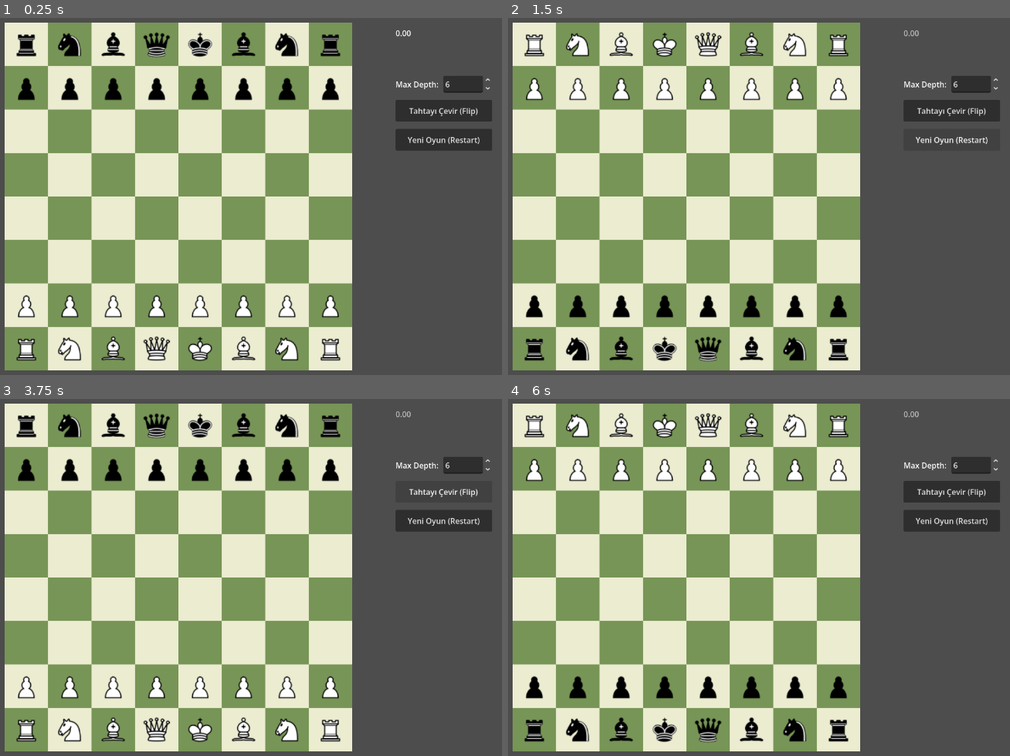
Above: before the commit, frames 1-4 (two rows, left to right).
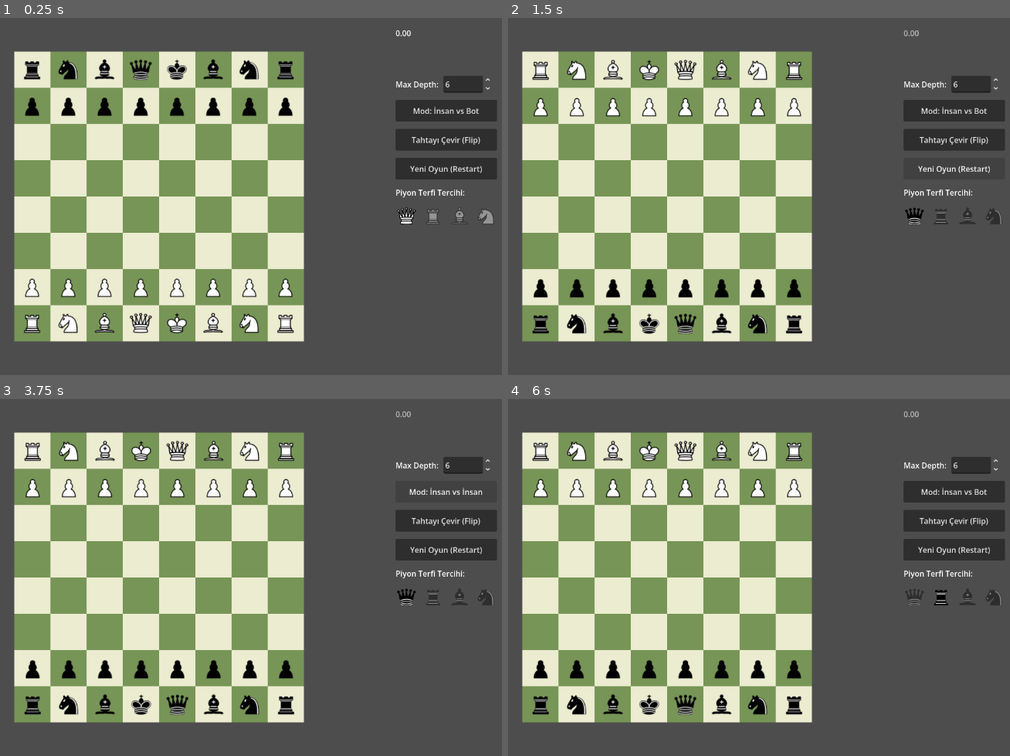
Above: after the commit, the same moments.

Repository: AykutKocak0/Chess-Engine-Project
Game: Godot game, scene res://node_2d.tscn
Same seed, same stepped clock (60 frames per second), same inputs: the game is played once before the commit and once after it. The project has no main scene, so this scene is started directly.
Inputs (mouse positions are in pixels of both pictures, inside the frame that each line leads up to):
- Up to frame 1 (0.25 s): no input
- Up to frame 2 (1.5 s): click "Tahtayı Çevir (Flip)" at 0.5 s; click "Yeni Oyun (Restart)" at 1.25 s
- Up to frame 3 (3.75 s): click "Yeni Oyun (Restart)" at 2 s; click "Yeni Oyun (Restart)" at 2.75 s; click (446, 491) at 3.5 s, where only the run after the commit has a clickable "Mod: İnsan vs Bot"
- Up to frame 4 (6 s): click (954, 491) at 4.25 s, where only the run after the commit has a clickable "Mod: İnsan vs İnsan"; click (914, 595) at 5.02 s; click (939, 595) at 5.77 s

The runs differ from the first frame. In frame 1, 49% of the frame differs, in the area x 0-99%, y 1-99%; in frame 2, 48%; in frame 3, 49%; in frame 4, 49%.

Commit message:
Added Some Features Fixed Some Bugs

Diff:
--- a/Chess Engine Visualizer/node_2d.gd
+++ b/Chess Engine Visualizer/node_2d.gd
@@ -2,8 +2,8 @@
 
 const COLOR_LIGHT = Color("#ebecd0")
 const COLOR_DARK = Color("#779556")
-const SQUARE_SIZE = 90
-const BOARD_OFFSET = Vector2(40, 40)
+const SQUARE_SIZE = 75
+const BOARD_OFFSET = Vector2(60, 100)
 
 @onready var grid_container = $GridContainer
 @onready var eval_label = $EvalLabel
@@ -36,6 +36,8 @@
 var promotion_popup: HBoxContainer = null
 var is_board_flipped: bool = false
 var depth_spinbox: SpinBox = null
+var active_promotion_piece: String = "q"
+var is_debug_sandbox_mode: bool = false
 
 func _ready():
 	DisplayServer.window_set_size(Vector2i(1280, 800))
@@ -59,8 +61,23 @@
 	depth_spinbox.step = 1
 	depth_spinbox.custom_minimum_size = Vector2(100, 35)
 	level_container.add_child(depth_spinbox)
-
 	menu_container.add_child(level_container)
+
+	var mode_button = Button.new()
+	mode_button.text = "Mod: İnsan vs Bot" if not is_debug_sandbox_mode else "Mod: İnsan vs İnsan"
+	mode_button.custom_minimum_size = Vector2(200, 45)
+	mode_button.pressed.connect(func():
+		is_debug_sandbox_mode = !is_debug_sandbox_mode
+		mode_button.text = "Mod: İnsan vs Bot" if not is_debug_sandbox_mode else "Mod: İnsan vs İnsan"
+		print("[Sistem]: Oyun modu değiştirildi! Sandbox: ", is_debug_sandbox_mode)
+		if not is_debug_sandbox_mode:
+			var is_white_turn = (move_history.size() % 2 == 0)
+			var bot_color = "b" if not is_board_flipped else "w"
+			var is_bot_turn = (is_white_turn and bot_color == "w") or (not is_white_turn and bot_color == "b")
+			if is_bot_turn:
+				trigger_engine_search()
+	)
+	menu_container.add_child(mode_button)
 
 	var flip_button = Button.new()
 	flip_button.text = "Tahtayı Çevir (Flip)"
@@ -73,6 +90,41 @@
 	restart_button.custom_minimum_size = Vector2(200, 45)
 	restart_button.pressed.connect(self.restart_game)
 	menu_container.add_child(restart_button)
+
+	var promo_label = Label.new()
+	promo_label.text = "Piyon Terfi Tercihi:"
+	menu_container.add_child(promo_label)
+
+	var promo_hbox = HBoxContainer.new()
+	promo_hbox.add_theme_constant_override("separation", 10)
+	menu_container.add_child(promo_hbox)
+
+	var human_color = "b" if is_board_flipped else "w"
+	var promo_options = {"q": human_color + "Q", "r": human_color + "R", "b": human_color + "B", "n": human_color + "N"}
+
+	for key in promo_options:
+		var btn = TextureButton.new()
+		var path = "res://" + promo_options[key] + ".svg"
+		if ResourceLoader.exists(path):
+			btn.texture_normal = load(path)
+			btn.custom_minimum_size = Vector2(45, 45)
+			btn.ignore_texture_size = true
+			btn.stretch_mode = TextureButton.STRETCH_SCALE
+			btn.mouse_filter = Control.MOUSE_FILTER_STOP
+
+			if key == active_promotion_piece:
+				btn.modulate = Color(1, 1, 1, 1)
+			else:
+				btn.modulate = Color(1, 1, 1, 0.4)
+
+			btn.pressed.connect(func():
+				active_promotion_piece = key
+				for b in promo_hbox.get_children():
+					b.modulate = Color(1, 1, 1, 0.4)
+				btn.modulate = Color(1, 1, 1, 1)
+				print("[Sistem]: Terfi tercihi değiştirildi: ", key.to_upper())
+			)
+			promo_hbox.add_child(btn)
 
 	if eval_label:
 		eval_label.position = Vector2(850, 50)
@@ -174,10 +226,8 @@
 
 		if result == "legal" and is_waiting_for_legal_check and is_instance_valid(dragging_piece):
 			var my_piece_name = dragging_piece.get_meta("piece_name") if dragging_piece.has_meta("piece_name") else ""
-
 			var from_pos = basic_notation_to_pos(pending_move.substr(0, 2))
 			var to_pos = basic_notation_to_pos(pending_move.substr(2, 2))
-
 			var target_square = grid_container.get_child(to_pos.y * 8 + to_pos.x)
 
 			if my_piece_name.ends_with("P") and from_pos.x != to_pos.x:
@@ -187,11 +237,18 @@
 						has_target_piece = true
 						break
 				if not has_target_piece:
-					var victim_row = to_pos.y + 1 if my_piece_name.begins_with("b") else to_pos.y - 1
-					var victim_square = grid_container.get_child(victim_row * 8 + to_pos.x)
-					for child in victim_square.get_children():
-						if child is Sprite2D:
-							child.queue_free()
+					var victim_row: int
+					if my_piece_name.begins_with("w"):
+						victim_row = to_pos.y + 1
+					else:
+						victim_row = to_pos.y - 1
+
+					if victim_row >= 0 and victim_row < 8:
+						var victim_square = grid_container.get_child(victim_row * 8 + to_pos.x)
+						for child in victim_square.get_children():
+							if child is Sprite2D:
+								child.queue_free()
+								print("[Sistem]: İnsan oyuncunun En Passant hamlesiyle rakip piyon silindi.")
 
 			for child in target_square.get_children():
 				if child is Sprite2D:
@@ -209,8 +266,8 @@
 
 			if pending_move.length() == 5:
 				var promote_code = pending_move.substr(4, 1)
-				var human_color = "b" if is_board_flipped else "w"
-				var new_piece_name = human_color + promote_code.to_upper()
+				var actual_pawn_color = my_piece_name.substr(0, 1)
+				var new_piece_name = actual_pawn_color + promote_code.to_upper()
 				dragging_piece.queue_free()
 				var new_sprite = Sprite2D.new()
 				new_sprite.texture = load("res://" + new_piece_name + ".svg")
@@ -242,7 +299,10 @@
 	elif line.begins_with("bestmove"):
 		var parts = line.split(" ")
 		if parts.size() > 1 and parts[1] != "(none)":
-			make_engine_move(parts[1])
+			if is_debug_sandbox_mode:
+				print("[Sandbox - Analiz]: Motorun bu konum için önerdiği hamle: ", parts[1])
+			else:
+				make_engine_move(parts[1])
 
 func pos_to_notation(pos: Vector2) -> String:
 	var files = ["a", "b", "c", "d", "e", "f", "g", "h"]
@@ -263,7 +323,6 @@
 	if event is InputEventMouseButton and event.button_index == MOUSE_BUTTON_LEFT:
 		if event.pressed:
 			var local_pos = grid_container.get_local_mouse_position()
-
 			var col = floor(local_pos.x / SQUARE_SIZE)
 			var row = floor(local_pos.y / SQUARE_SIZE)
 
@@ -275,12 +334,19 @@
 					if child is Sprite2D:
 						var piece_name = child.get_meta("piece_name") if child.has_meta("piece_name") else ""
 						var is_white_turn = (move_history.size() % 2 == 0)
-						var human_color = "b" if is_board_flipped else "w"
-						var is_my_turn = (is_white_turn and human_color == "w") or (not is_white_turn and human_color == "b")
-
-						if not is_my_turn or not piece_name.begins_with(human_color):
-							print("[Sistem]: Şu an sizin sıranız değil veya rakip taşı seçtiniz!")
-							return
+
+						if is_debug_sandbox_mode:
+							var expected_color = "w" if is_white_turn else "b"
+							if not piece_name.begins_with(expected_color):
+								print("[Sandbox]: Şu an hamle sırası ", "Beyazda!" if is_white_turn else "Siyahta!")
+								return
+						else:
+							var human_color = "b" if is_board_flipped else "w"
+							var is_my_turn = (is_white_turn and human_color == "w") or (not is_white_turn and human_color == "b")
+
+							if not is_my_turn or not piece_name.begins_with(human_color):
+								print("[Sistem]: Şu an sizin sıranız değil veya rakip taşı seçtiniz!")
+								return
 
 						dragging_piece = child
 						original_square_pos = Vector2(col, row)
@@ -291,33 +357,26 @@
 		elif not event.pressed and is_instance_valid(dragging_piece):
 			dragging_piece.z_index = 0
 
-			if is_promoting:
-				dragging_piece.global_position = original_global_pos
-				dragging_piece = null
-				return
-
 			var local_pos = grid_container.get_local_mouse_position()
-
 			var new_col = floor(local_pos.x / SQUARE_SIZE)
 			var new_row = floor(local_pos.y / SQUARE_SIZE)
 
 			if new_col >= 0 and new_col < 8 and new_row >= 0 and new_row < 8 and (new_col != original_square_pos.x or new_row != original_square_pos.y):
 				var piece_name = dragging_piece.get_meta("piece_name") if dragging_piece.has_meta("piece_name") else ""
-
-				if piece_name.ends_with("P") and new_row == 0:
+				var uci_move = pos_to_notation(original_square_pos) + pos_to_notation(Vector2(new_col, new_row))
+
+				if piece_name.ends_with("P") and (new_row == 0 or new_row == 7):
 					promotion_from_pos = original_square_pos
 					promotion_to_pos = Vector2(new_col, new_row)
-					show_promotion_popup(promotion_to_pos)
-					dragging_piece.global_position = get_global_mouse_position()
-					return
-
-				var uci_move = pos_to_notation(original_square_pos) + pos_to_notation(Vector2(new_col, new_row))
-				print("Orijinal Square Pozisyonu: ",original_square_pos)
-				print("Yeni Pozisyon ",Vector2(new_col, new_row))
+					uci_move += active_promotion_piece
+
+				print("Orijinal Square Pozisyonu: ", original_square_pos)
+				print("Yeni Pozisyon ", Vector2(new_col, new_row))
 				pending_move = uci_move
 				is_waiting_for_legal_check = true
 				print("Tahta Ters mi ", is_board_flipped)
 				print("[Sistem] Gönderilen UCI Hamlesi: ", uci_move)
+
 				var moves_str = " ".join(move_history)
 				send_to_engine("position startpos moves " + moves_str)
 				send_to_engine("checklegal " + uci_move)
@@ -340,7 +399,6 @@
 
 	var from_pos = basic_notation_to_pos(uci_move.substr(0, 2))
 	var to_pos = basic_notation_to_pos(uci_move.substr(2, 2))
-
 	var from_square = grid_container.get_child(from_pos.y * 8 + from_pos.x)
 	var to_square = grid_container.get_child(to_pos.y * 8 + to_pos.x)
 
@@ -359,12 +417,20 @@
 				if child is Sprite2D:
 					has_target_piece = true
 					break
+
 			if not has_target_piece:
-				var victim_row = to_pos.y + 1 if piece_name.begins_with("b") else to_pos.y - 1
-				var victim_square = grid_container.get_child(victim_row * 8 + to_pos.x)
-				for child in victim_square.get_children():
-					if child is Sprite2D:
-						child.queue_free()
+				var victim_row: int
+				if piece_name.begins_with("w"):
+					victim_row = to_pos.y + 1 if not is_board_flipped else to_pos.y - 1
+				else:
+					victim_row = to_pos.y - 1 if not is_board_flipped else to_pos.y + 1
+
+				if victim_row >= 0 and victim_row < 8:
+					var victim_square = grid_container.get_child(victim_row * 8 + to_pos.x)
+					for child in victim_square.get_children():
+						if child is Sprite2D:
+							child.queue_free()
+							print("[Sistem]: Motorun En Passant hamlesiyle piyon başarıyla silindi.")
 
 		if piece_name == "wK" or piece_name == "bK":
 			if uci_move.substr(0,4) == "e1g1": move_rook_manually("h1", "f1")
@@ -430,37 +496,6 @@
 					piece_sprite.rotation = PI if is_board_flipped else 0.0
 					square.add_child(piece_sprite)
 
-func show_promotion_popup(target_pos: Vector2):
-	is_promoting = true
-	if promotion_popup:
-		promotion_popup.queue_free()
-	promotion_popup = HBoxContainer.new()
-	promotion_popup.global_position = BOARD_OFFSET + (target_pos * SQUARE_SIZE) - Vector2(0, SQUARE_SIZE)
-	promotion_popup.z_index = 200
-	add_child(promotion_popup)
-	var options = {"q": "wQ", "r": "wR", "b": "wB", "n": "wN"}
-	for key in options:
-		var btn = TextureButton.new()
-		var path = "res://" + options[key] + ".svg"
-		if ResourceLoader.exists(path):
-			btn.texture_normal = load(path)
-			btn.custom_minimum_size = Vector2(SQUARE_SIZE, SQUARE_SIZE)
-			btn.ignore_texture_size = true
-			btn.stretch_mode = TextureButton.STRETCH_SCALE
-			btn.pressed.connect(self._on_promotion_piece_selected.bind(key, options[key]))
-			promotion_popup.add_child(btn)
-
-func _on_promotion_piece_selected(piece_code: String, piece_name: String):
-	promotion_popup.queue_free()
-	promotion_popup = null
-	is_promoting = false
-	var uci_move = pos_to_notation(promotion_from_pos) + pos_to_notation(promotion_to_pos) + piece_code
-	pending_move = uci_move
-	is_waiting_for_legal_check = true
-	var moves_str = " ".join(move_history)
-	send_to_engine("position startpos moves " + moves_str)
-	send_to_engine("checklegal " + uci_move)
-
 func flip_board():
 	is_board_flipped = !is_board_flipped
 	grid_container.pivot_offset = Vector2(SQUARE_SIZE * 4, SQUARE_SIZE * 4)
@@ -470,6 +505,32 @@
 			if child is Sprite2D:
 				child.centered = true
 				child.rotation = PI if is_board_flipped else 0.0
+
+	var menu_container : VBoxContainer = null
+	for child in get_children():
+		if child is VBoxContainer:
+			menu_container = child
+			break
+
+	if menu_container:
+		var promo_hbox : HBoxContainer = null
+		for child in menu_container.get_children():
+			if child is HBoxContainer and child != menu_container.get_child(0):
+				promo_hbox = child
+				break
+
+		if promo_hbox:
+			var human_color = "b" if is_board_flipped else "w"
+			var promo_options = {"q": human_color + "Q", "r": human_color + "R", "b": human_color + "B", "n": human_color + "N"}
+			var buttons = promo_hbox.get_children()
+			var keys = ["q", "r", "b", "n"]
+
+			for i in range(buttons.size()):
+				if buttons[i] is TextureButton:
+					var key = keys[i]
+					var path = "res://" + promo_options[key] + ".svg"
+					if ResourceLoader.exists(path):
+						buttons[i].texture_normal = load(path)
 
 	if is_board_flipped and move_history.size() == 0 and not is_waiting_for_legal_check:
 		print("[Sistem]: Oyuncu Siyah oldu, Botkut Beyazlar ile açılış hamlesini düşünüyor...")
